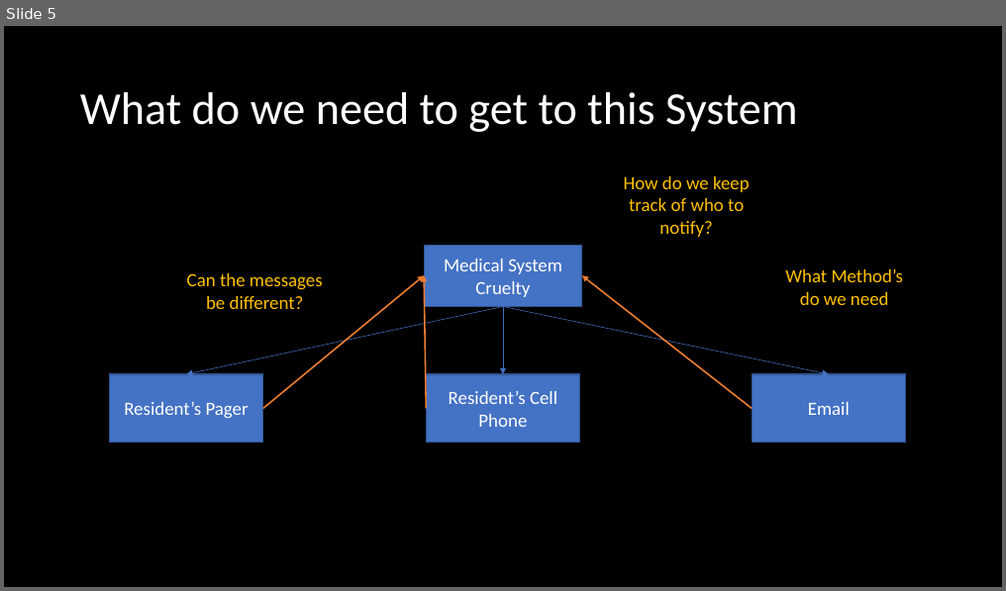
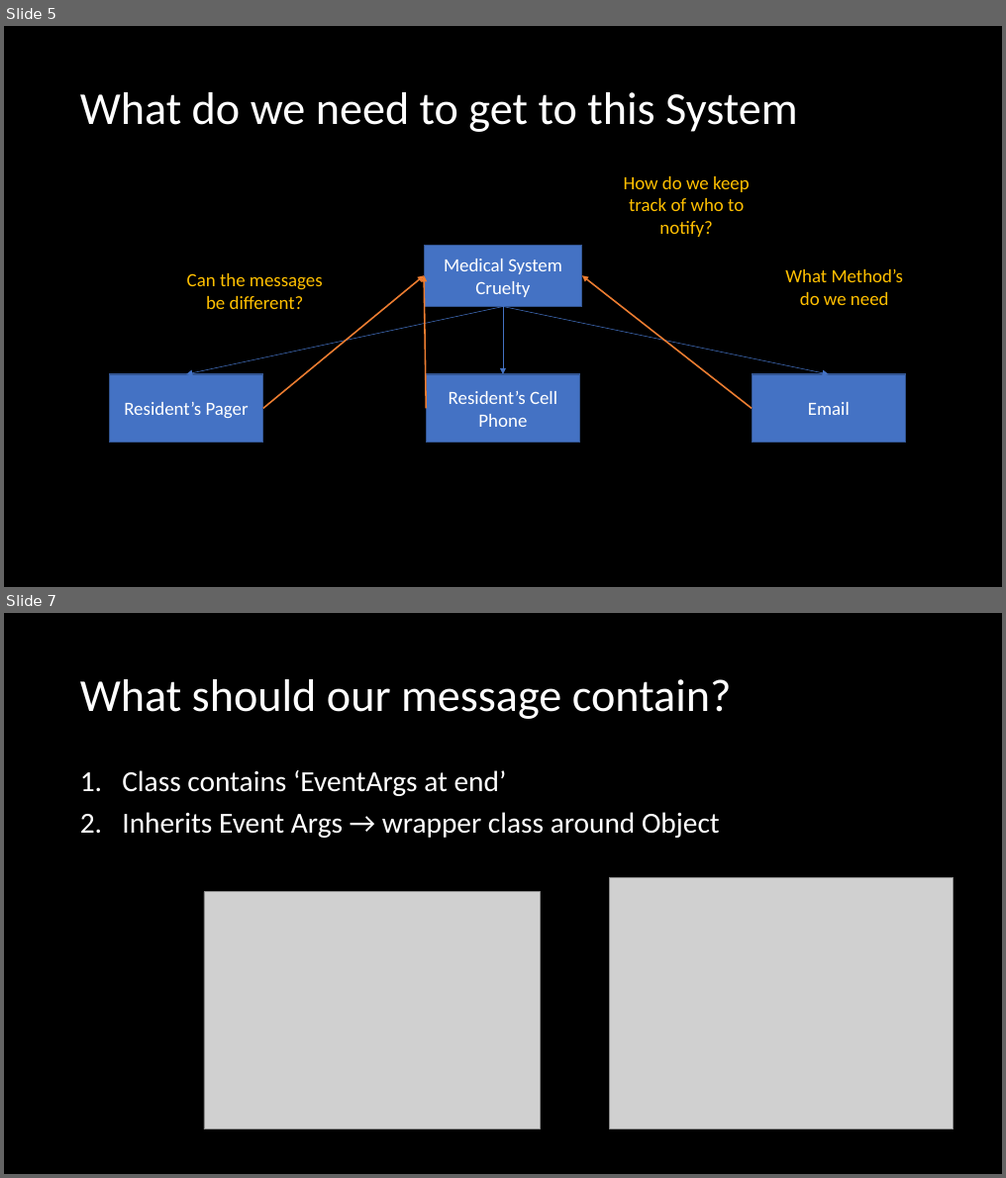
Before and after one commit to microsoft/Flash_University, a slide deck: CLR_via_CSharp/Chapter 11 - Events/Events.pptx. Shown one above the other, each under a label of ours: slide 5 before the commit, slides 5 and 7 after it; the slides between them are not shown. The pictures are 1006x591 and 1006x1178 pixels, drawn with LibreOffice and Linux fonts; fonts in the diff are those of the drawing; grey boxes stand for pictures. Boxes give left, top, right and bottom in pixels: in the first picture for what was removed or moved away, otherwise in the second. Text is boxed around its words. In the diff, an @@ line names an element or a change of style, - is before the commit and + after.

```diff
--- a/CLR_via_CSharp/Chapter 11 - Events/Events.pptx
+++ b/CLR_via_CSharp/Chapter 11 - Events/Events.pptx
@@ slide 7 added at (x1=4, y1=613, x2=1002, y2=1174), background #000000 @@
@@ title added at (x1=80, y1=679, x2=732, y2=719), 44 pt, text #FFFFFF @@
+What should our message contain?
@@ text added at (x1=122, y1=770, x2=720, y2=838), 28 pt, text #FFFFFF @@
+1. Class contains ‘EventArgs at end’
+2. Inherits Event Args → wrapper class around Object
@@ picture added at (x1=610, y1=878, x2=953, y2=1131) @@
@@ picture added at (x1=204, y1=891, x2=540, y2=1130) @@
```
Also in this commit, not shown: 4 other slides added, 1 slide removed, 8 other files.
